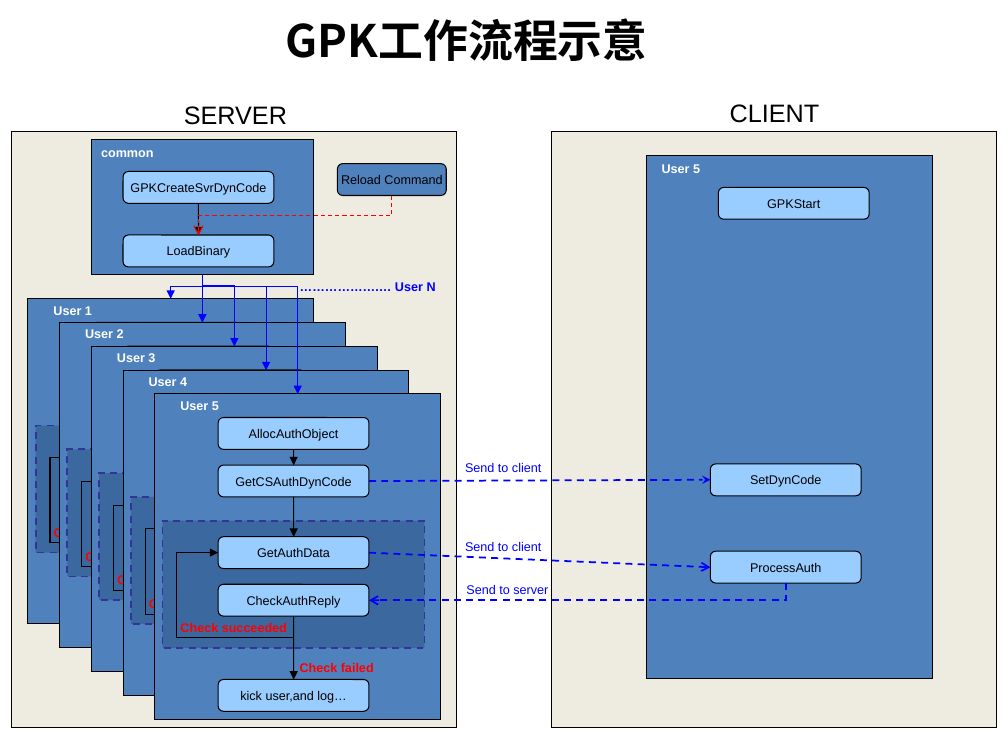
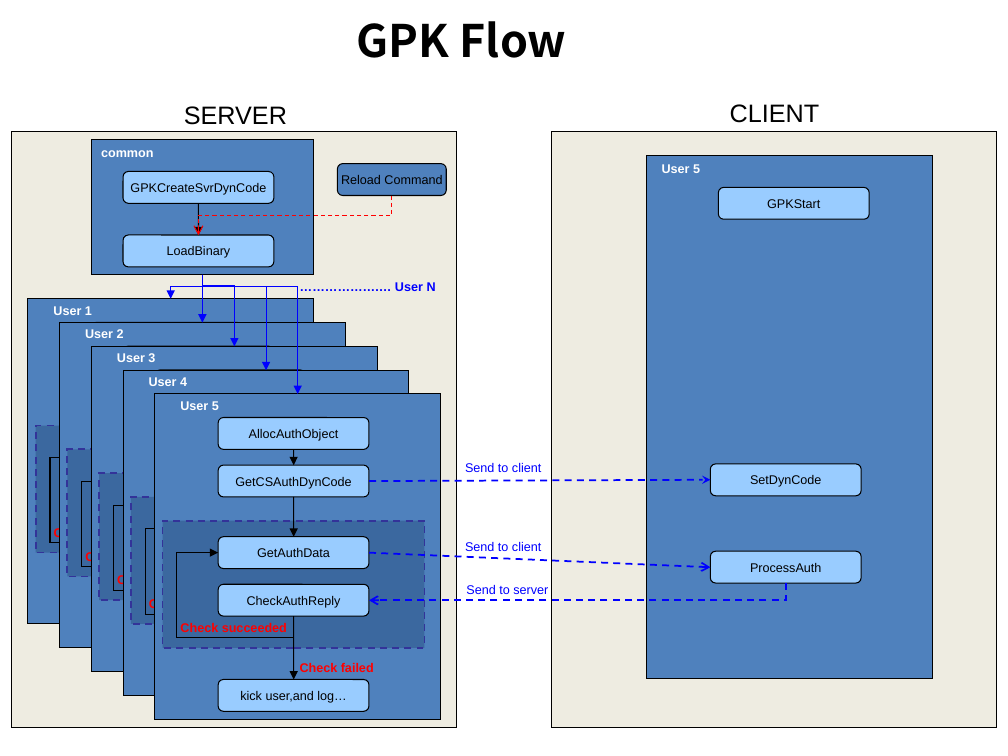
Before and after one commit to Enyocast/CQYH, a slide deck: slide 1 of Server/NewServer/3rd/gpk/Doc/GPK工作流程示意.ppt. Drawn at 1008x756 pixels with LibreOffice and Linux fonts; fonts in the diff are those of the drawing; background and template pictures are left out. Boxes give left, top, right and bottom in pixels: in the first picture for what was removed or moved away, otherwise in the second. Text is boxed around its words. In the diff, an @@ line names an element or a change of style, - is before the commit and + after.

```diff
--- a/Server/NewServer/3rd/gpk/Doc/GPK工作流程示意.ppt
+++ b/Server/NewServer/3rd/gpk/Doc/GPK工作流程示意.ppt
@@ text at bbox=[357, 21, 567, 58]: text changed @@
-GPK工作流程示意
+GPK Flow
```
Also in this commit, not shown: 19 other files.
